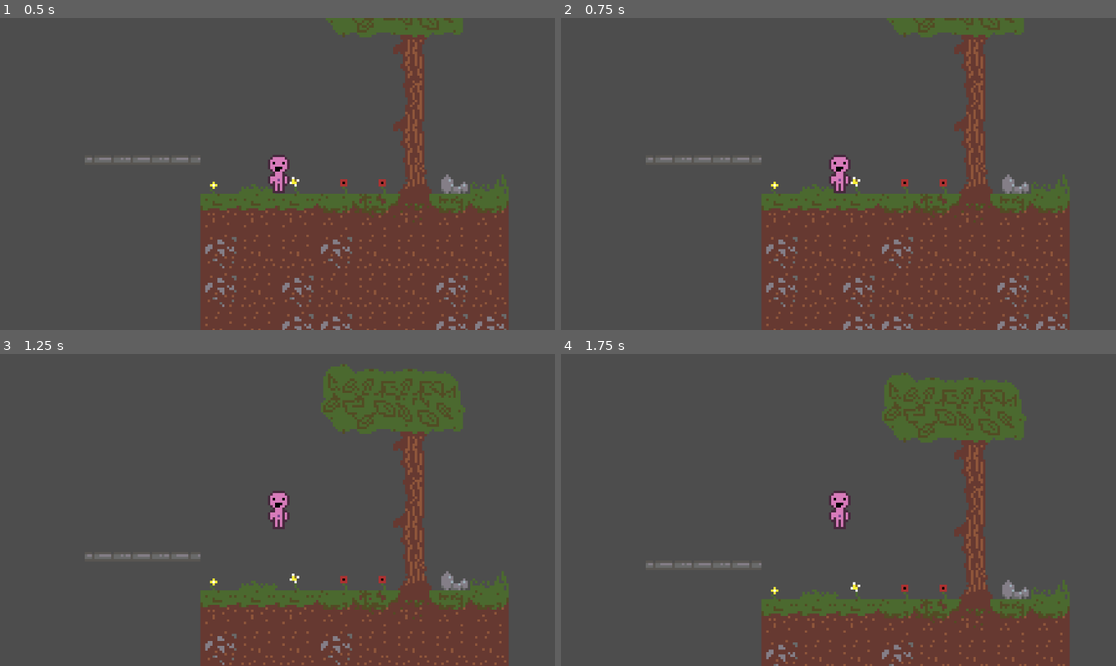
Above: before the commit, frames 1-4 (two rows, left to right).
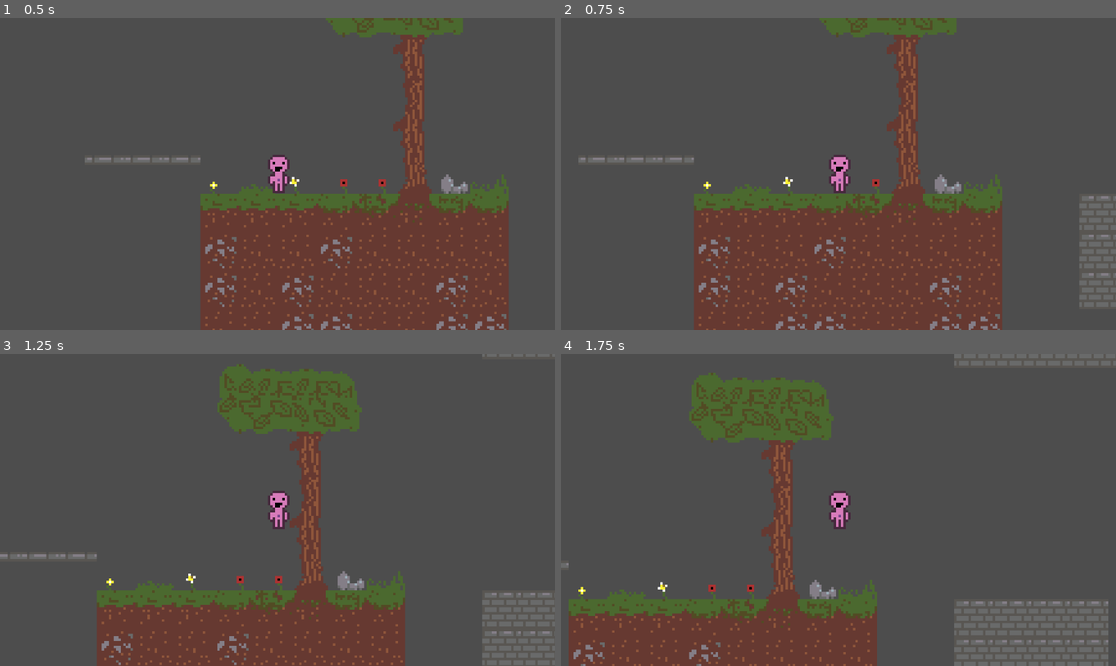
Above: after the commit, the same moments.

Repository: jyee0012/CMPT230-Game
Game: Godot game, scene res://Assets/Scenes/Levels/testlevel.tscn
The game is run twice, just before and just after one commit, with the same random seed, the same clock (stepped at 60 frames per second) and the same inputs. This scene is started directly instead of the project's main scene.
Inputs:
- Up to frame 1 (0.5 s): no input
- Up to frame 2 (0.75 s): tap Enter at 0.5 s; hold Right (right) from 0.53 s (still down); tap Shift (dash) at 0.6 s
- Up to frame 3 (1.25 s): keep holding Right (right); tap Space (jump) at 0.77 s
- Up to frame 4 (1.75 s): keep holding Right (right); tap Shift (dash) at 1.35 s; tap Space (jump) at 1.52 s

Frame 1 is identical in both runs. In frame 2, 22% of the frame differs, in the area x 3-100%, y 0-100%; in frame 3, 25%; in frame 4, 32%, in the area x 0-100%, y 0-100%.
Error before the commit: Invalid access to property or key 'playing' on a base object of type 'null instance'. (res://character_body_2d.gd:72)

Commit message:
testlevel sfx

Diff:
--- a/cmpt230-game/Assets/Scenes/Levels/prototype.tscn
+++ b/cmpt230-game/Assets/Scenes/Levels/prototype.tscn
@@ -35,10 +35,11 @@
 stream = ExtResource("3_37als")
 bus = &"death"
 
-[node name="dash" type="AudioStreamPlayer2D" parent="Player"]
+[node name="dash" type="AudioStreamPlayer" parent="Player"]
 stream = ExtResource("4_61c5h")
-volume_db = -20.0
-pitch_scale = 2.0
+volume_db = -16.0
+pitch_scale = 1.5
+bus = &"dash"
 
 [node name="Environment" type="Node" parent="."]
 
--- a/cmpt230-game/Assets/Scenes/Levels/testlevel.tscn
+++ b/cmpt230-game/Assets/Scenes/Levels/testlevel.tscn
@@ -1,12 +1,31 @@
-[gd_scene load_steps=3 format=4 uid="uid://cjgtyxwmty8my"]
+[gd_scene load_steps=7 format=4 uid="uid://cjgtyxwmty8my"]
 
 [ext_resource type="PackedScene" uid="uid://cyc841wfb48xn" path="res://Assets/Scenes/Entities/player.tscn" id="1_u5jyn"]
+[ext_resource type="AudioStream" uid="uid://xy5m6egybai2" path="res://Assets/audio/sound effects/walking.mp3" id="2_yajee"]
+[ext_resource type="AudioStream" uid="uid://dbhe7jbgulshq" path="res://Assets/audio/sound effects/death.mp3" id="3_2ptvv"]
 [ext_resource type="PackedScene" uid="uid://be2g5ama7hmuq" path="res://Assets/Scenes/Entities/Environment.tscn" id="3_52q66"]
+[ext_resource type="AudioStream" uid="uid://bqy0hd2mf56rn" path="res://Assets/audio/sound effects/dash.mp3" id="4_jl12i"]
+[ext_resource type="AudioStream" uid="uid://0oibpuq10ucc" path="res://Assets/audio/level/ancient forest demo.wav" id="6_7v6pc"]
 
 [node name="Node2D" type="Node2D"]
 
 [node name="Player" parent="." instance=ExtResource("1_u5jyn")]
 z_index = 1
+
+[node name="walk" type="AudioStreamPlayer" parent="Player"]
+stream = ExtResource("2_yajee")
+volume_db = -12.0
+bus = &"walking"
+
+[node name="death" type="AudioStreamPlayer" parent="Player"]
+stream = ExtResource("3_2ptvv")
+bus = &"death"
+
+[node name="dash" type="AudioStreamPlayer" parent="Player"]
+stream = ExtResource("4_jl12i")
+volume_db = -16.0
+pitch_scale = 1.5
+bus = &"dash"
 
 [node name="Environment" type="Node" parent="."]
 
@@ -15,3 +34,9 @@
 
 [node name="decorations" parent="Environment" instance=ExtResource("3_52q66")]
 tile_map_data = PackedByteArray("AAD+/wEAAAABAAIAAAD//wEAAAABAAIAAAAAAAEAAAABAAIAAAABAAEAAAAAAAEAAAACAAEAAAACAAEAAAADAA …(1296 unchanged characters)…
+
+[node name="background" type="AudioStreamPlayer" parent="Environment"]
+stream = ExtResource("6_7v6pc")
+volume_db = -16.0
+autoplay = true
+bus = &"background"
--- a/cmpt230-game/Assets/Scenes/Levels/walk.gd
+++ /dev/null
@@ -1,11 +0,0 @@
-extends AudioStreamPlayer
-
-
-# Called when the node enters the scene tree for the first time.
-func _ready() -> void:
-	pass # Replace with function body.
-
-
-# Called every frame. 'delta' is the elapsed time since the previous frame.
-func _process(delta: float) -> void:
-	pass
